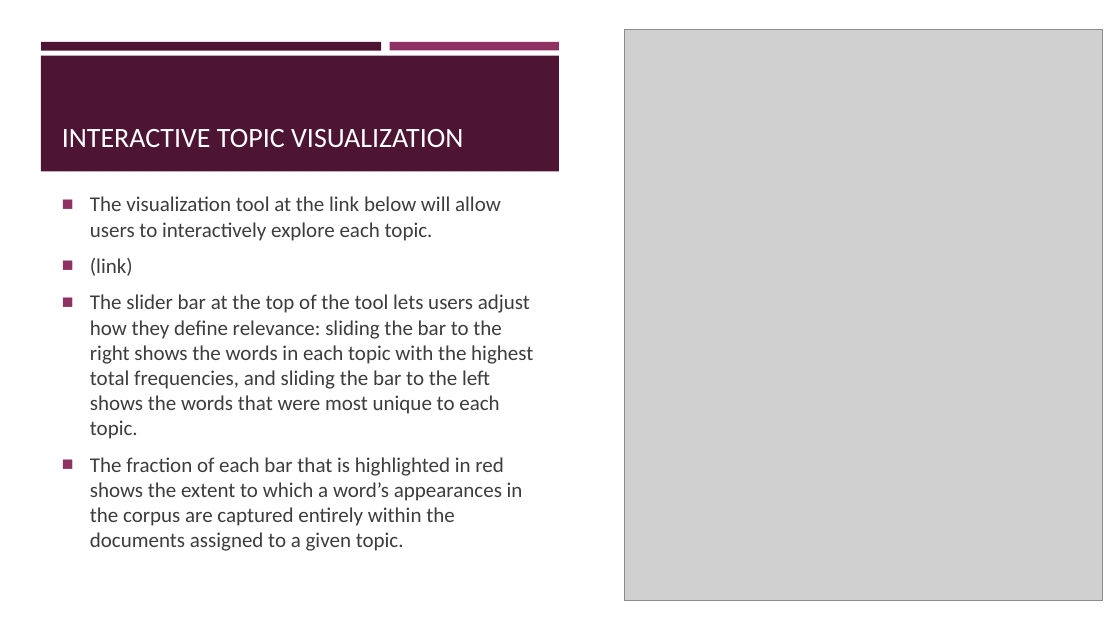
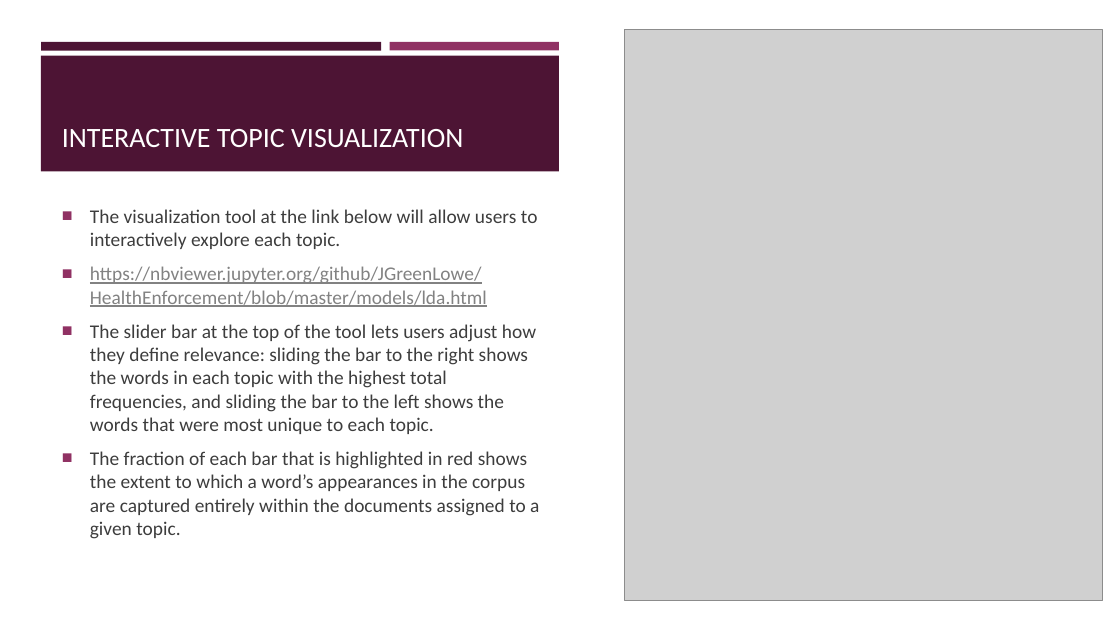
Before and after one commit to JGreenLowe/HealthEnforcement, a slide deck: slide 19 of reports/Machine Learning in Health Care Enforcement.pptx. Drawn at 1120x630 pixels with LibreOffice and Linux fonts; fonts in the diff are those of the drawing; grey boxes stand for pictures. Boxes give left, top, right and bottom in pixels: in the first picture for what was removed or moved away, otherwise in the second. Text is boxed around its words. In the diff, an @@ line names an element or a change of style, - is before the commit and + after.

Commit message:
Upload new version of PPT slides

```diff
--- a/reports/Machine Learning in Health Care Enforcement.pptx
+++ b/reports/Machine Learning in Health Care Enforcement.pptx
@@ text at [90, 209, 539, 539]: size 18 to 16.6 pt in "The visualization tool at the link below ...", "The slider bar at the top of ...", "The fraction of each bar that is ..." @@
@@ text at [90, 266, 487, 307]: text changed; size 18 to 16.6 pt; text colour #3D3D3D to #828282 @@
-■ (link)
+■ https://nbviewer.jupyter.org/github/JGreenLowe/HealthEnforcement/blob/master/models/lda.html
```
